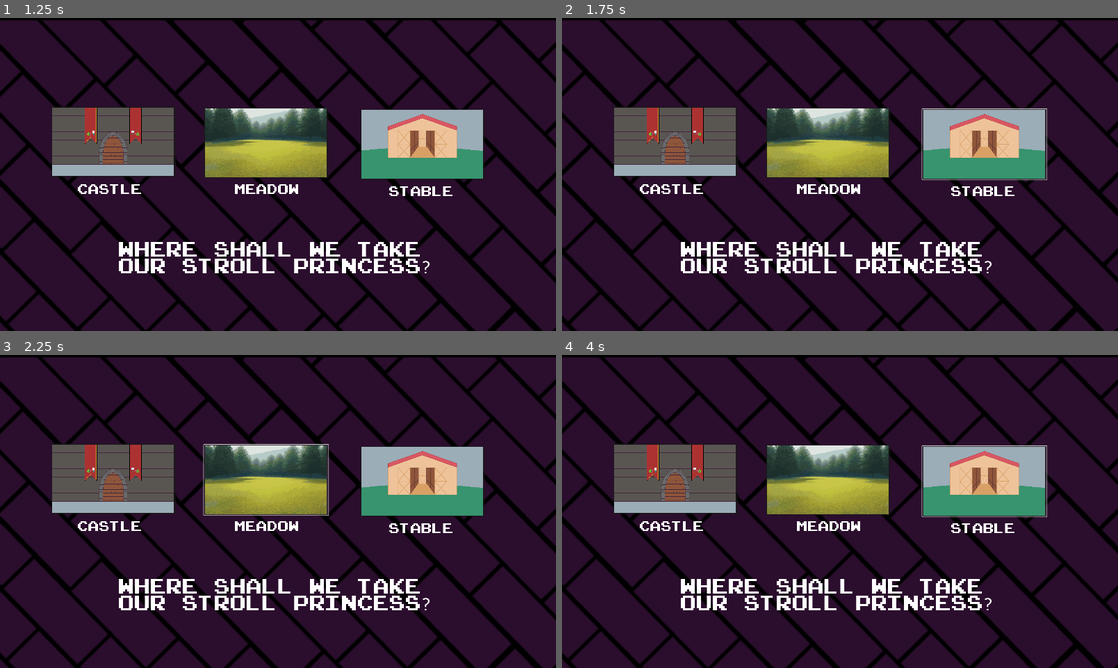
Above: before the commit, frames 1-4 (two rows, left to right).
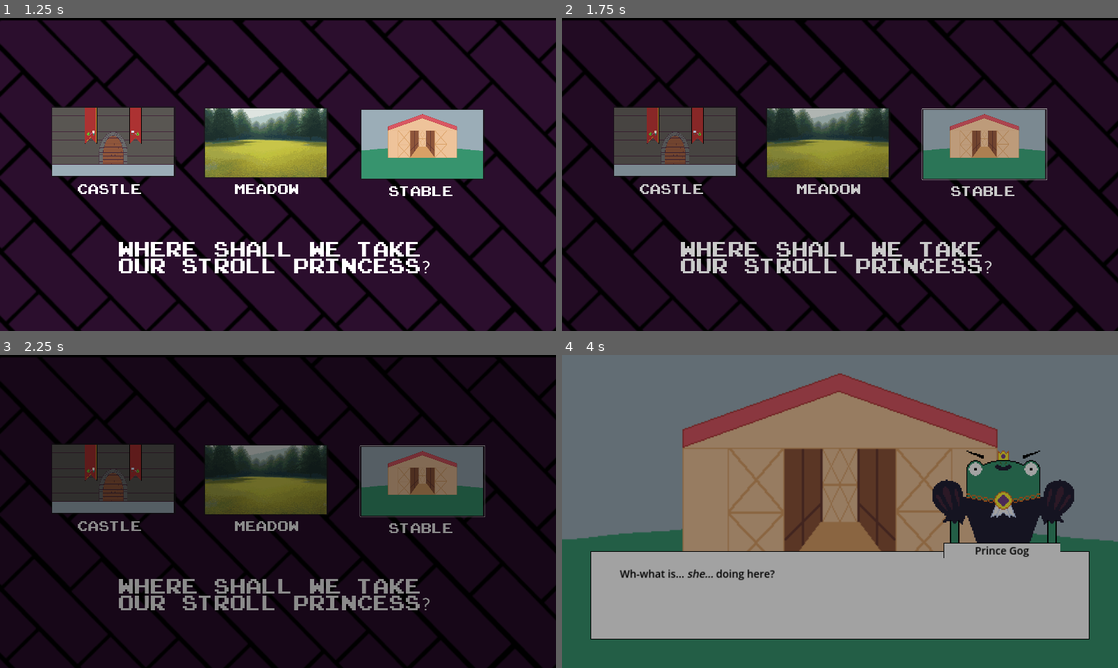
Above: after the commit, the same moments.

Repository: macpheedj/gmtk23
Game: Godot game, scene res://Location.tscn
Two runs of this game, one before a commit and one after it. Both use one fixed random seed, a clock stepped at 60 frames per second and the inputs below. This scene is started directly instead of the project's main scene.
Inputs (mouse positions are in pixels of both pictures, inside the frame that each line leads up to):
- Up to frame 1 (1.25 s): click (111, 143) at 0.5 s
- Up to frame 2 (1.75 s): click (984, 143) at 1.25 s
- Up to frame 3 (2.25 s): click (266, 480) at 2 s
- Up to frame 4 (4 s): click (673, 480) at 2.75 s; click (984, 480) at 3.52 s

Frame 1 is identical in both runs. In frame 2, 12% of the frame differs, in the area x 9-88%, y 28-82%; in frame 3, 17%; in frame 4, 98%, in the area x 0-100%, y 0-100%.

Commit message:
reimported correct creditroll

Diff:
--- a/Location.gd
+++ b/Location.gd
@@ -5,24 +5,23 @@
 
 func _on_battlefield_button_pressed():
 	$SelectionUIAudio.play()
-	#$FadeOut.play("Fade_Out")
-	#await get_tree().create_timer(2).timeout
-	#get_tree().change_scene_to_file("res://mainmenu.tscn")
-
+	$FadeOut.play("Fade_Out")
+	await get_tree().create_timer(2).timeout
+	get_tree().change_scene_to_file("res://EndingBadWedding.tscn")
 
 
 func _on_stable_button_pressed():
 	$SelectionUIAudio.play()
-	#$FadeOut.play("Fade_Out")
-	#await get_tree().create_timer(2).timeout
-	#get_tree().change_scene_to_file("res://mainmenu.tscn")
+	$FadeOut.play("Fade_Out")
+	await get_tree().create_timer(2).timeout
+	get_tree().change_scene_to_file("res://EndingBadWar.tscn")
 
 
 func _on_meadow_button_pressed():
 	$SelectionUIAudio.play()
-	#$FadeOut.play("Fade_Out")
-	#await get_tree().create_timer(2).timeout
-	#get_tree().change_scene_to_file("res://mainmenu.tscn")
+	$FadeOut.play("Fade_Out")
+	await get_tree().create_timer(2).timeout
+	get_tree().change_scene_to_file("res://EndingGood.tscn")
 
 
 func _on_battlefield_button_mouse_entered():
Binary file added: Assets/CreditRoll.png
Not shown, added: Assets/CreditRoll.png.import
Not shown: 1 places in Credits.tscn that only renumber resources
Not shown: 1 places in Location.tscn that only renumber resources
